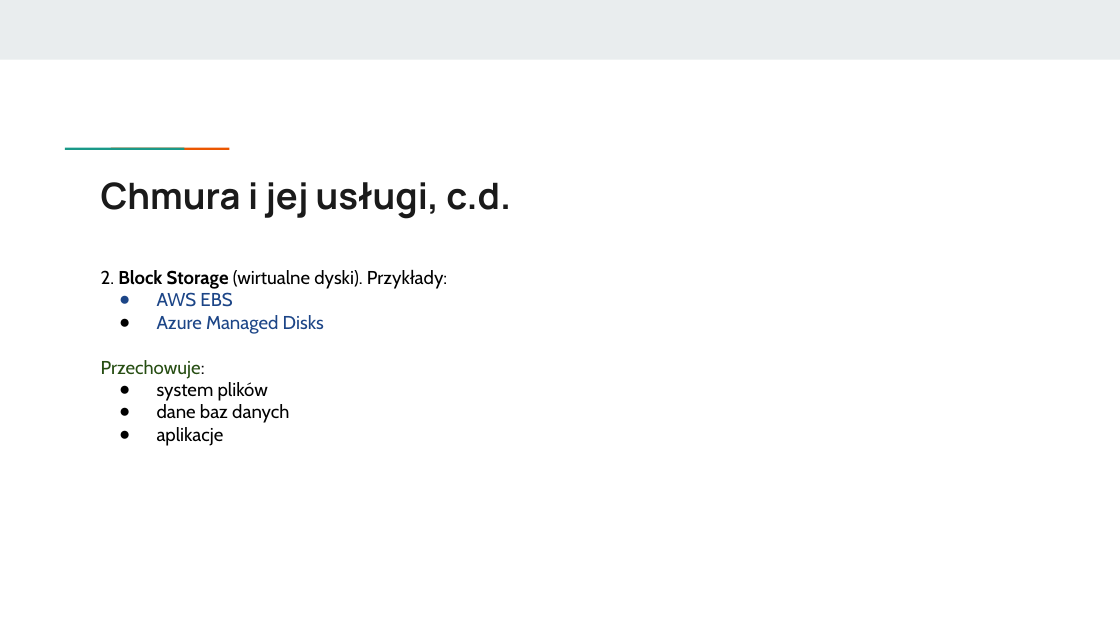
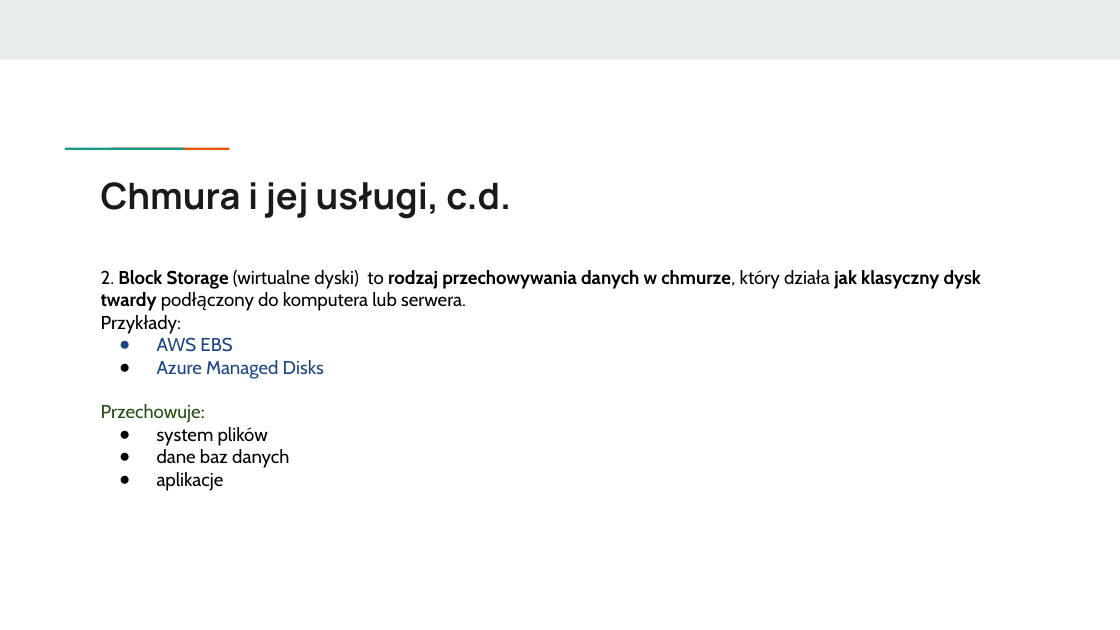
Before and after one commit to KasiaKasia/PRZEDMIOTY, a slide deck: slide 97 of ZASTOSOWANIE_INFORMATYKI/1A-gr_2/Zastosowanie informatyki - 1A gr. 2-plik2.pptx. Drawn at 1120x630 pixels with LibreOffice and Linux fonts; fonts in the diff are those of the drawing. Boxes give left, top, right and bottom in pixels: in the first picture for what was removed or moved away, otherwise in the second. Text is boxed around its words. In the diff, an @@ line names an element or a change of style, - is before the commit and + after.

```diff
--- a/ZASTOSOWANIE_INFORMATYKI/1A-gr_2/Zastosowanie informatyki - 1A gr. 2-plik2.pptx
+++ b/ZASTOSOWANIE_INFORMATYKI/1A-gr_2/Zastosowanie informatyki - 1A gr. 2-plik2.pptx
@@ text at (101, 270, 982, 311): text changed @@
-2. Block Storage (wirtualne dyski). Przykłady:
+2. Block Storage (wirtualne dyski) to rodzaj przechowywania danych w chmurze, który działa jak klasyczny dysk twardy podłączony do komputera lub serwera.
+Przykłady:
```
Also in this commit, not shown: 6 other slides changed, 1 other file.
